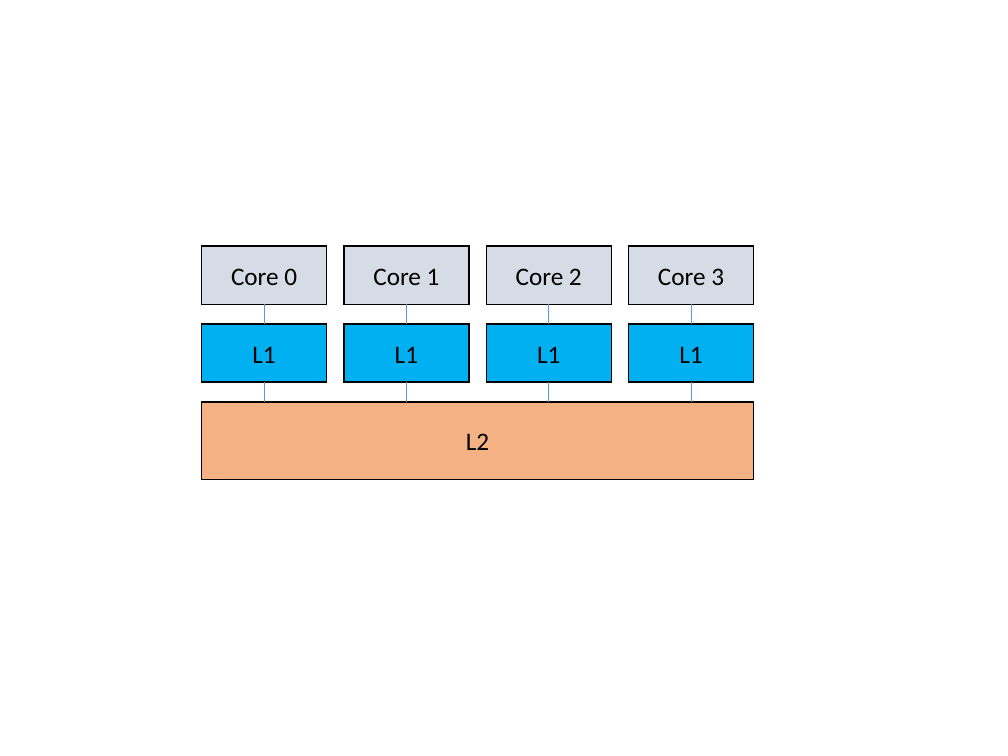
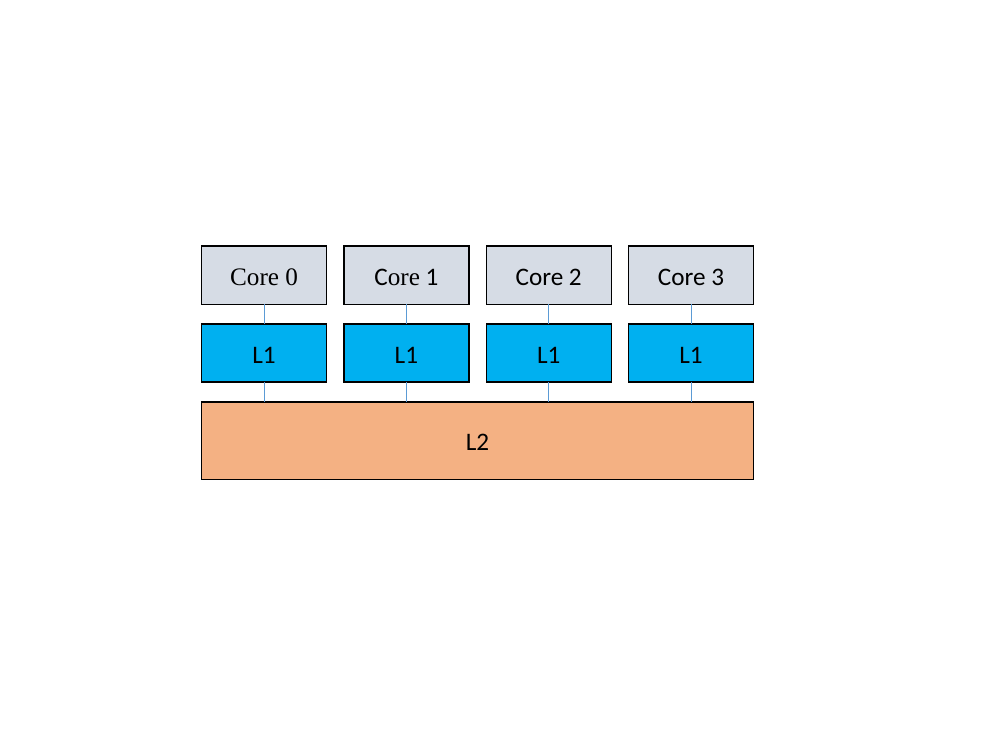
Before and after one commit to leborn0101/graduation, a slide deck: slide 6 of 论文图片.pptx. Drawn at 1008x756 pixels with LibreOffice and Linux fonts; fonts in the diff are those of the drawing. Boxes give left, top, right and bottom in pixels: in the first picture for what was removed or moved away, otherwise in the second. Text is boxed around its words. In the diff, an @@ line names an element or a change of style, - is before the commit and + after.

```diff
--- a/论文图片.pptx
+++ b/论文图片.pptx
@@ rectangle "Core 0" at [202, 246, 327, 304]: font Calibri to Times New Roman @@
@@ rectangle "Core 1" at [344, 246, 469, 304]: font Calibri to Times New Roman in "Core" @@
```
Also in this commit, not shown: 6 other slides changed, 3 other files.
